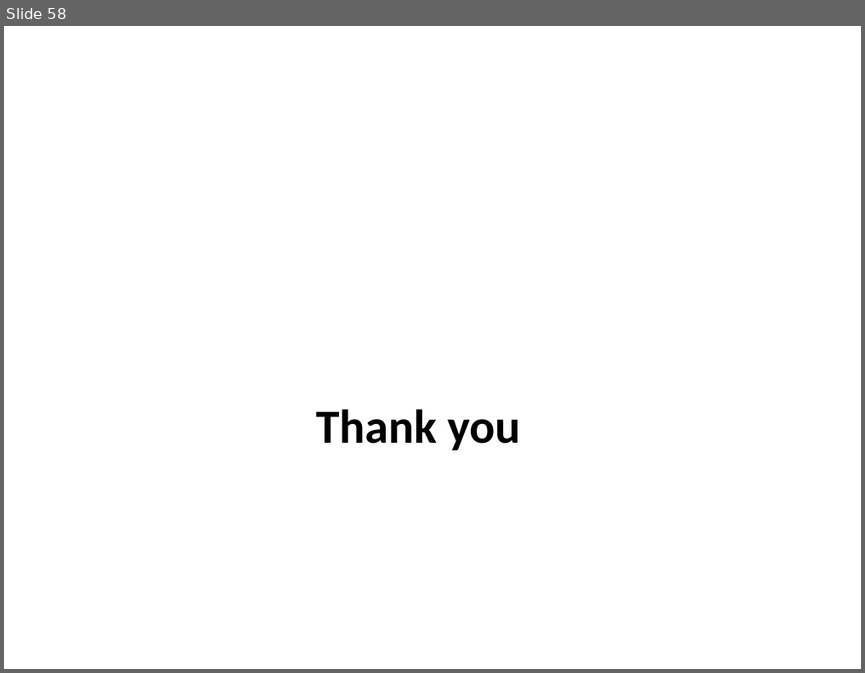
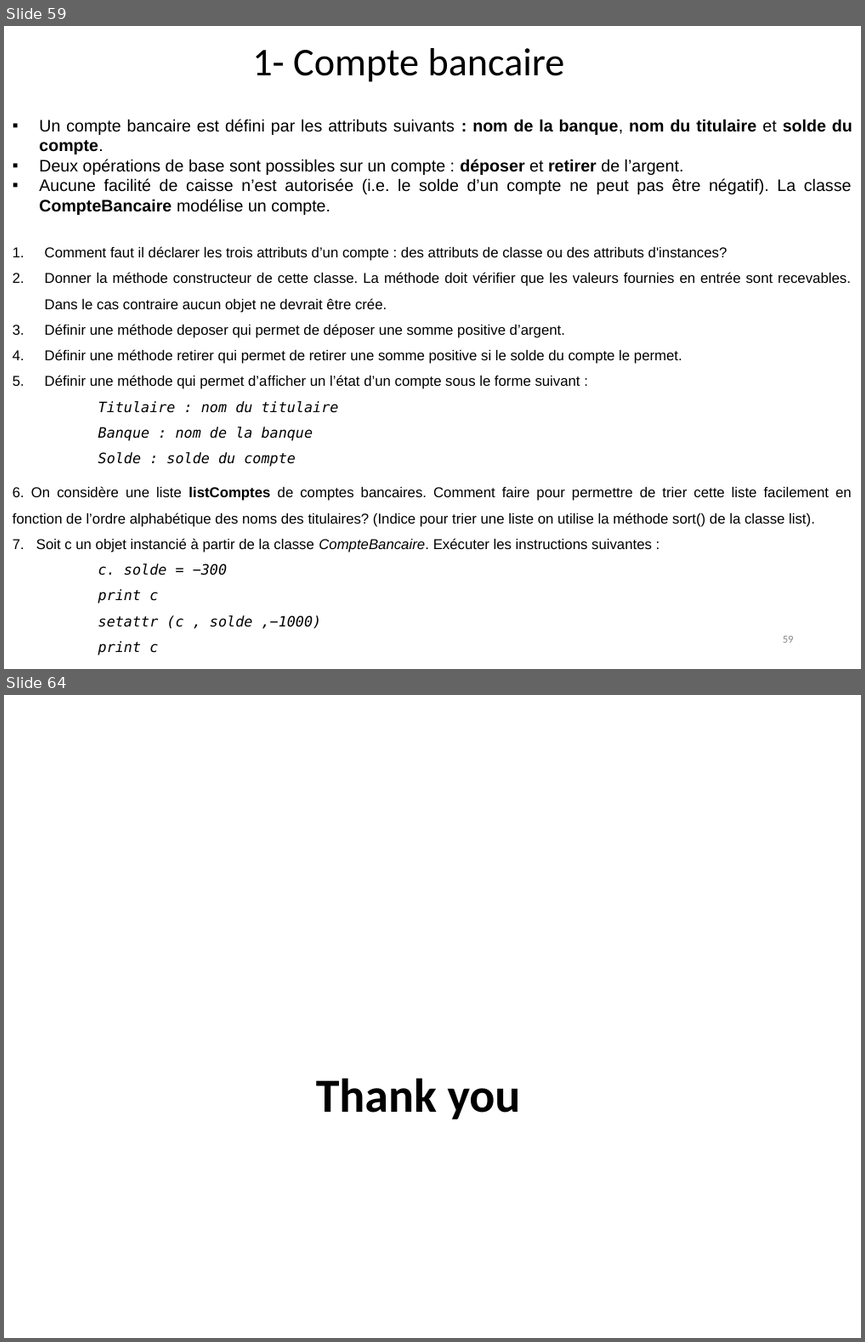
Before and after one commit to hosniah/python-labs, a slide deck: OOP Python.pptx. Shown one above the other, each under a label of ours: slide 58 before the commit, slides 59 and 64 after it; the slides between them are not shown. The pictures are 865x673 and 865x1342 pixels, drawn with LibreOffice and Linux fonts; fonts in the diff are those of the drawing; background and template pictures are left out. Boxes give left, top, right and bottom in pixels: in the first picture for what was removed or moved away, otherwise in the second. Text is boxed around its words. In the diff, an @@ line names an element or a change of style, - is before the commit and + after.

Commit message:
new version

```diff
--- a/OOP Python.pptx
+++ b/OOP Python.pptx
@@ slide 59 added at <box>4,26,861,669</box>, background #FFFFFF @@
@@ title added at <box>252,48,565,82</box>, 33 pt, text #000000 @@
+1- Compte bancaire
@@ text added at <box>12,119,852,655</box>, 12 pt, text #000000 @@
+▪ Un compte bancaire est déﬁni par les attributs suivants : nom de la banque, nom du titulaire et solde du compte.
+▪ Deux opérations de base sont possibles sur un compte : déposer et retirer de l’argent.
+▪ Aucune facilité de caisse n’est autorisée (i.e. le solde d’un compte ne peut pas être négatif). La classe CompteBancaire modélise un compte.
+1. Comment faut il déclarer les trois attributs d’un compte : des attributs de classe ou des attributs d'instances?
+2. Donner la méthode constructeur de cette classe. La méthode doit vériﬁer que les valeurs fournies en entrée sont recevables. Dans le cas contraire aucun objet ne devrait être crée.
+3. Déﬁnir une méthode deposer qui permet de déposer une somme positive d’argent.
+4. Déﬁnir une méthode retirer qui permet de retirer une somme positive si le solde du compte le permet.
+5. Déﬁnir une méthode qui permet d’aﬃcher un l’état d’un compte sous le forme suivant :
+Titulaire : nom du titulaire
+Banque : nom de la banque
+Solde : solde du compte
+6. On considère une liste listComptes de comptes bancaires. Comment faire pour permettre de trier cette liste facilement en fonction de l’ordre alphabétique des noms des titulaires? (Indice pour trier une liste on utilise la méthode sort() de la classe list).
+7. Soit c un objet instancié à partir de la classe CompteBancaire. Exécuter les instructions suivantes :
+  c. solde = −300
+  print c
+  setattr (c , solde ,−1000)
+  print c
@@ page number added at <box>783,635,794,642</box>, 9 pt, text #898989 @@
+59
@@ what was slide 58 is now slide 64 @@
```
Also in this commit, not shown: 1 slide changed, 5 other slides added.
